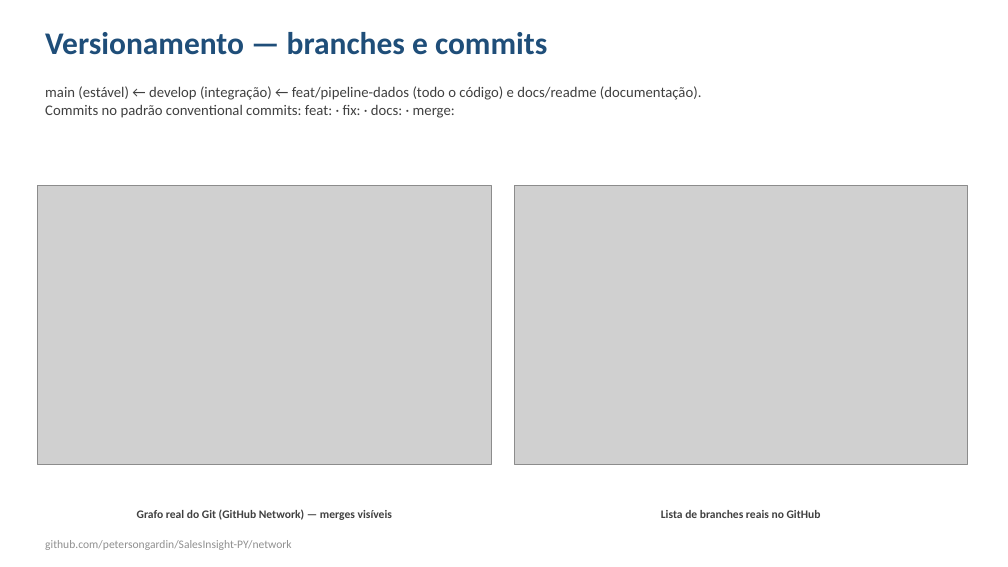
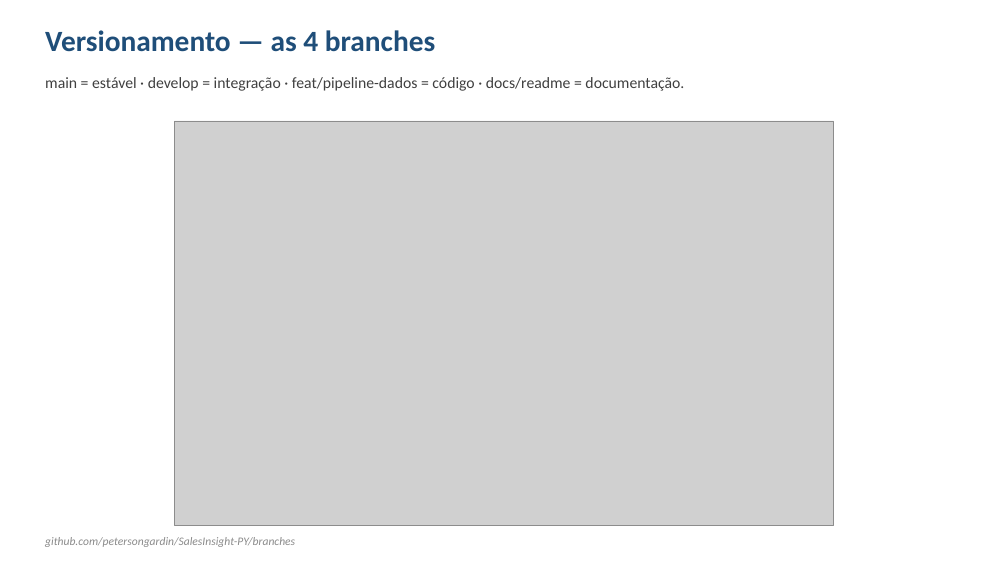
Before and after one commit to petersongardin/SalesInsight-PY, a slide deck: slide 33 of SalesInsight_PY.pptx (slide 16 before the commit). Drawn at 1008x567 pixels with LibreOffice and Linux fonts; fonts in the diff are those of the drawing; grey boxes stand for pictures. Boxes give left, top, right and bottom in pixels: in the first picture for what was removed or moved away, otherwise in the second. Text is boxed around its words. In the diff, an @@ line names an element or a change of style, - is before the commit and + after.

```diff
--- a/SalesInsight_PY.pptx
+++ b/SalesInsight_PY.pptx
@@ text at <box>45,30,435,52</box>: text changed; size 30 to 28 pt @@
-Versionamento — branches e commits
+Versionamento — as 4 branches
@@ text at <box>45,77,684,91</box>: text changed; size 14 to 15 pt @@
-main (estável) ← develop (integração) ← feat/pipeline-dados (todo o código) e docs/readme (documentação).
-Commits no padrão conventional commits: feat: · fix: · docs: · merge:
+main = estável · develop = integração · feat/pipeline-dados = código · docs/readme = documentação.
@@ picture: place and size @@
-picture at <box>514,186,968,464</box>
+picture at <box>175,121,834,526</box>
@@ picture removed at <box>38,186,492,464</box> @@
@@ text removed at <box>137,509,392,520</box> @@
-Grafo real do Git (GitHub Network) — merges visíveis
@@ text at <box>45,537,295,547</box>: text changed; text colour #909090 to #8A8A8A; italic on @@
-github.com/petersongardin/SalesInsight-PY/network
+github.com/petersongardin/SalesInsight-PY/branches
@@ text removed at <box>661,510,821,518</box> @@
-Lista de branches reais no GitHub
```
Also in this commit, not shown: 18 other slides changed, 19 slides added, 2 slides removed, 15 other files.
